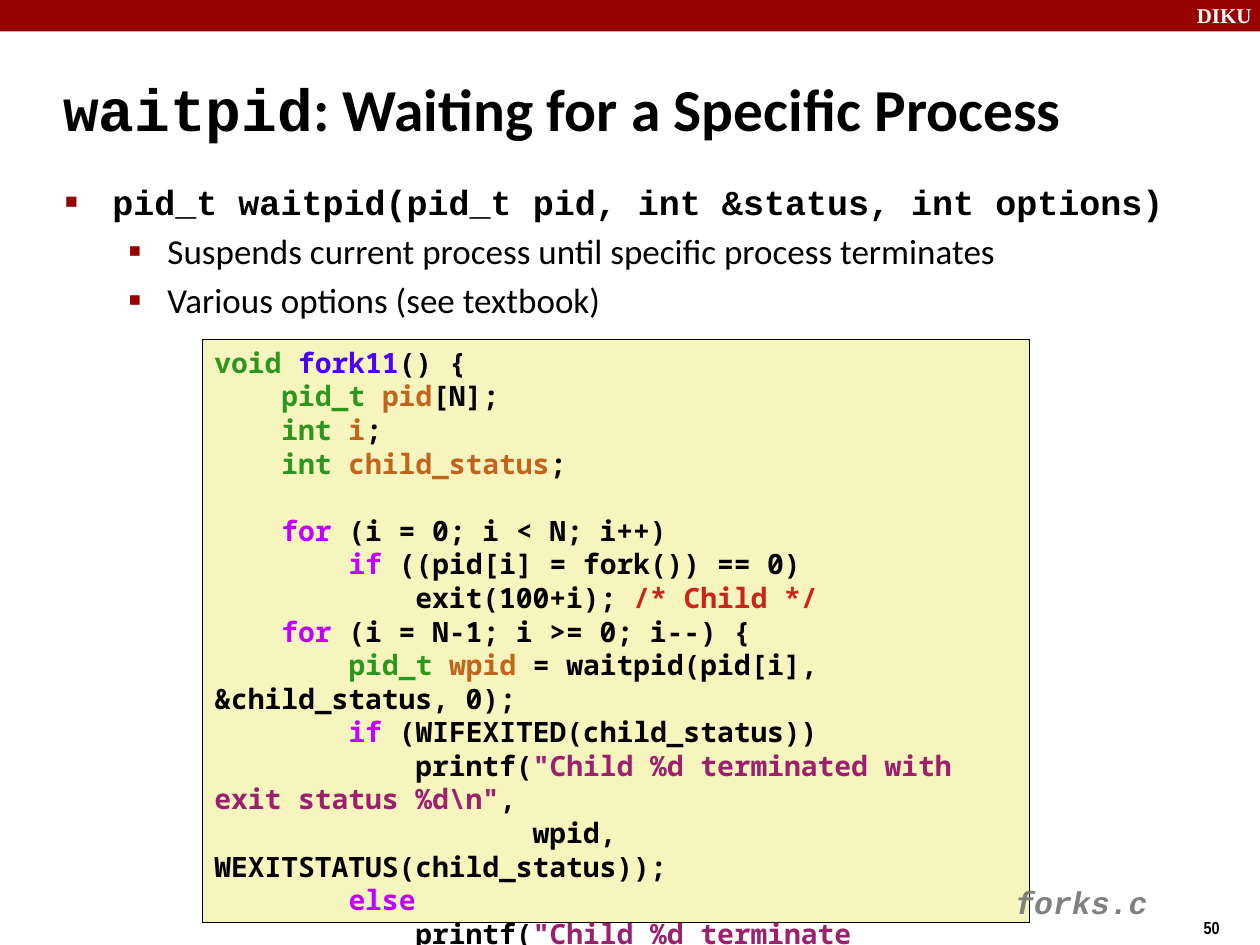
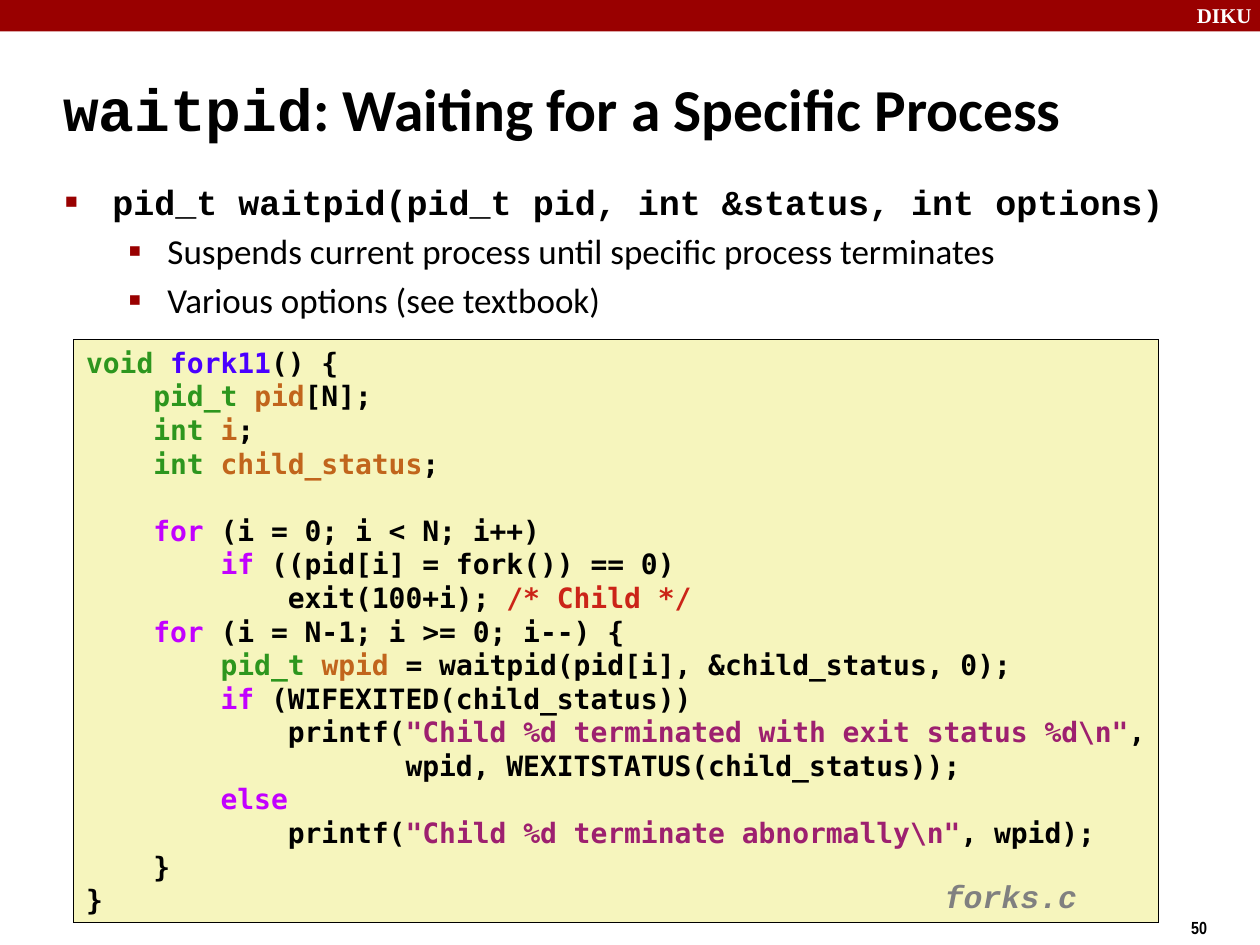
Before and after one commit to diku-compSys/compSys-e2020-pub, a slide deck: slide 50 of material/201019_exceptional_control_flow/exceptional-control-flow.odp. Drawn at 1260x945 pixels with LibreOffice and Linux fonts; fonts in the diff are those of the drawing. Boxes give left, top, right and bottom in pixels: in the first picture for what was removed or moved away, otherwise in the second. Text is boxed around its words. In the diff, an @@ line names an element or a change of style, - is before the commit and + after.

```diff
--- a/material/201019_exceptional_control_flow/exceptional-control-flow.odp
+++ b/material/201019_exceptional_control_flow/exceptional-control-flow.odp
@@ rectangle "void fork11() {" resized from (x1=202, y1=339, x2=1029, y2=922) to (x1=74, y1=339, x2=1158, y2=922) @@
@@ rectangle "void fork11() {" at (x1=74, y1=339, x2=1158, y2=922): font Noto Sans Mono to DejaVu Sans Mono @@
@@ text "forks.c" rewrapped from (x1=1015, y1=891, x2=1147, y2=923) to (x1=945, y1=885, x2=1077, y2=908) @@
@@ page number moved from (x1=1204, y1=922, x2=1220, y2=934) to (x1=1191, y1=922, x2=1207, y2=934) @@
```
Also in this commit, not shown: 52 other slides changed, 4 other files.
